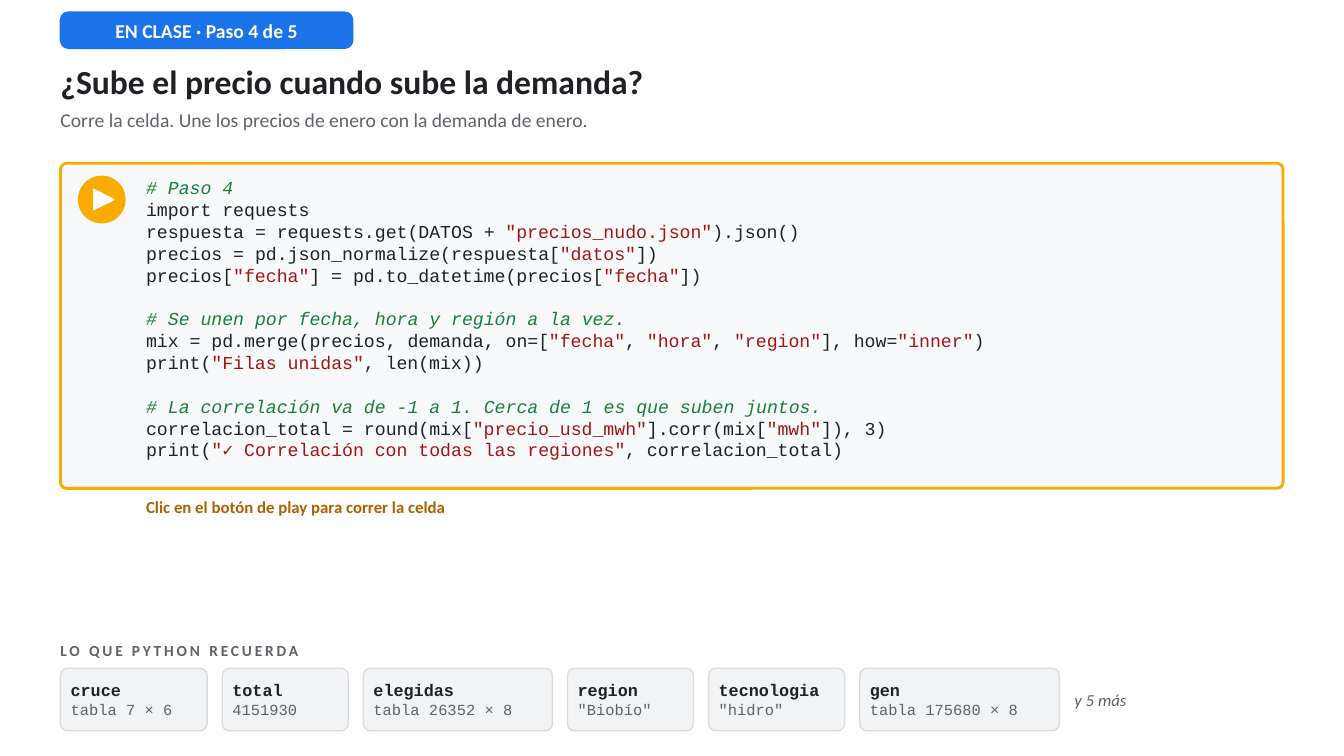
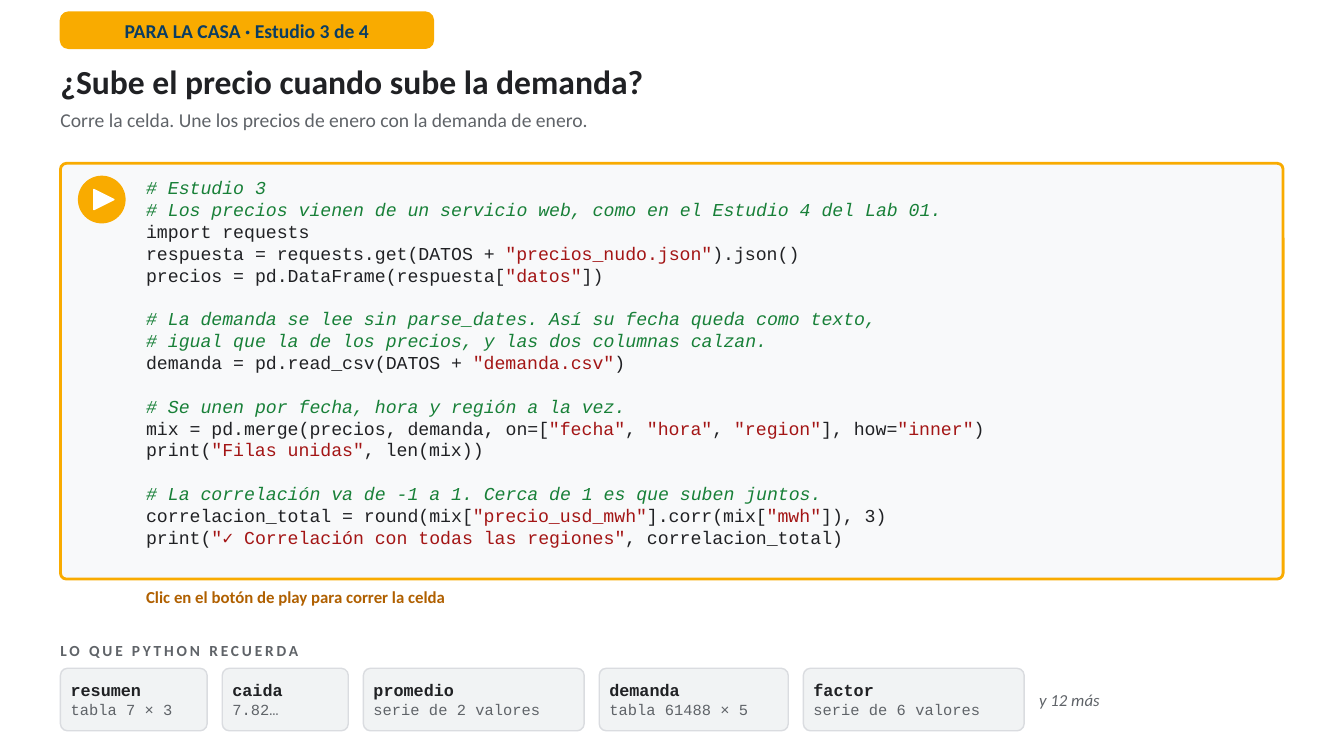
Before and after one commit to RodrigoMSB/curso-python-minergia, a slide deck: slide 45 of presentaciones/Simulador_Lab02_guiado.pptx (slide 18 before the commit). Drawn at 1344x756 pixels with LibreOffice and Linux fonts; fonts in the diff are those of the drawing. Boxes give left, top, right and bottom in pixels: in the first picture for what was removed or moved away, otherwise in the second. Text is boxed around its words. In the diff, an @@ line names an element or a change of style, - is before the commit and + after.

```diff
--- a/presentaciones/Simulador_Lab02_guiado.pptx
+++ b/presentaciones/Simulador_Lab02_guiado.pptx
@@ rounded rectangle: place and size @@
-rounded rectangle at <box>60,12,353,48</box>
+rounded rectangle at <box>60,12,434,48</box>
@@ rounded rectangle at <box>60,12,434,48</box>: fill #1A73E8 to #F9AB00; outline #1A73E8 1 pt to #F9AB00 1 pt @@
@@ text at <box>125,24,369,38</box>: text changed; text colour #FFFFFF to #0B3D62 @@
-EN CLASE · Paso 4 de 5
+PARA LA CASA · Estudio 3 de 4
@@ rounded rectangle: place and size @@
-rounded rectangle at <box>60,163,1284,489</box>
+rounded rectangle at <box>60,163,1284,579</box>
@@ rounded rectangle at <box>60,163,1284,579</box>: proportions changed @@
@@ text at <box>168,181,942,220</box>: text changed @@
-# Paso 4
+# Estudio 3
+# Los precios vienen de un servicio web, como en el Estudio 4 del Lab 01.
@@ text at <box>146,269,876,373</box>: text changed; text colour #202124 to #188038; italic on @@
-precios = pd.json_normalize(respuesta["datos"])
-precios["fecha"] = pd.to_datetime(precios["fecha"])
+precios = pd.DataFrame(respuesta["datos"])
+# La demanda se lee sin parse_dates. Así su fecha queda como texto,
+# igual que la de los precios, y las dos columnas calzan.
+demanda = pd.read_csv(DATOS + "demanda.csv")
@@ text "Clic en el botón de ...": place and size @@
-text "Clic en el botón de ..." at <box>146,501,445,516</box>
+text "Clic en el botón de ..." at <box>146,591,445,606</box>
@@ text at <box>71,687,172,715</box>: text changed @@
-cruce
-tabla 7 × 6
+resumen
+tabla 7 × 3
@@ text at <box>232,684,282,715</box>: text changed; size 11 to 12 pt; text colour #5F6368 to #202124; bold on @@
-total
-4151930
+caida
+7.82…
@@ rounded rectangle: place and size @@
-rounded rectangle at <box>363,668,553,731</box>
+rounded rectangle at <box>363,668,584,731</box>
@@ text at <box>373,684,540,715</box>: text changed @@
-elegidas
-tabla 26352 × 8
+promedio
+serie de 2 valores
@@ rounded rectangle: place and size @@
-rounded rectangle at <box>568,668,694,731</box>
+rounded rectangle at <box>600,668,789,731</box>
@@ text at <box>609,684,748,715</box>: text changed @@
-region
-"Biobío"
+demanda
+tabla 61488 × 5
@@ rounded rectangle: place and size @@
-rounded rectangle at <box>709,668,845,731</box>
+rounded rectangle at <box>804,668,1024,731</box>
@@ text at <box>813,684,980,715</box>: text changed; size 12 to 11 pt; text colour #202124 to #5F6368; bold off @@
-tecnologia
-"hidro"
+factor
+serie de 6 valores
@@ rounded rectangle removed at <box>860,668,1060,731</box> @@
@@ text removed at <box>870,687,1018,715</box> @@
-gen
-tabla 175680 × 8
@@ text at <box>1039,694,1099,709</box>: text changed @@
-y 5 más
+y 12 más
```
Also in this commit, not shown: 39 other slides changed, 11 slides added, 1 slide removed, 22 other files.
